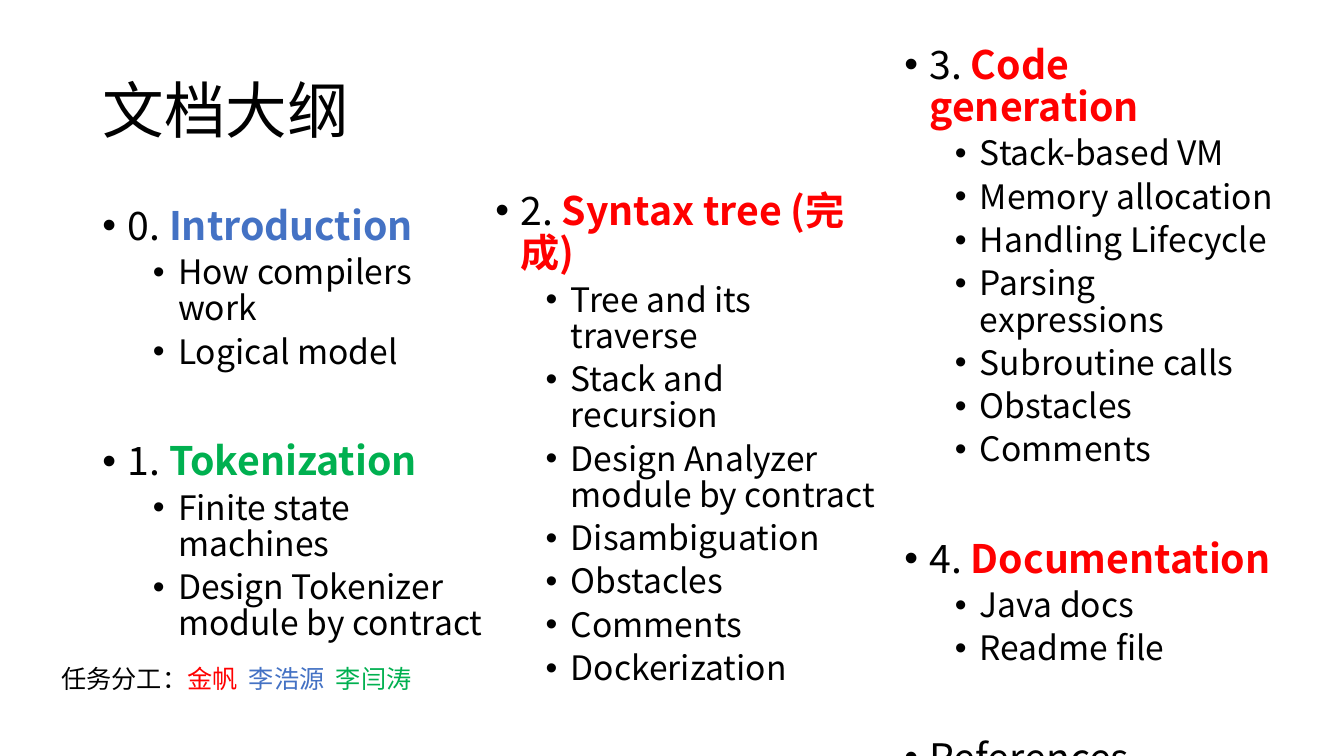
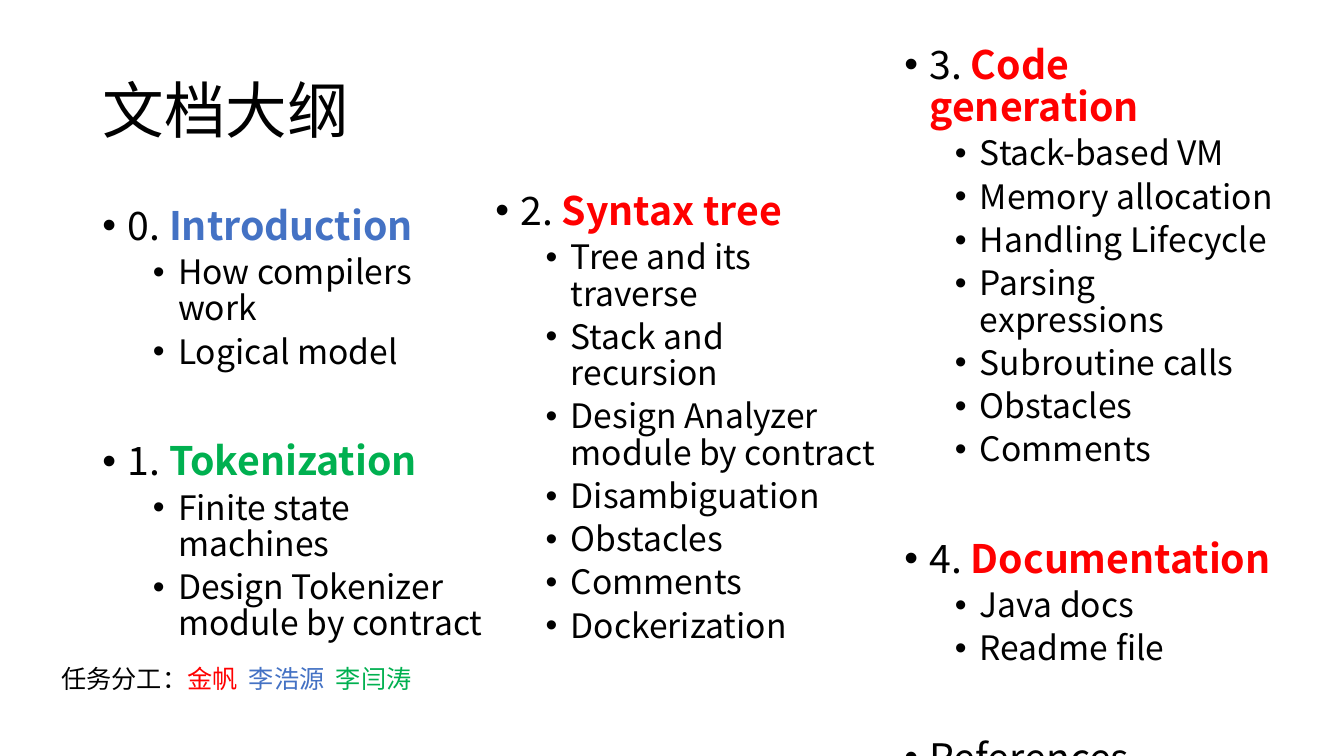
Before and after one commit to jisuansiwei2017/SDCT-2017-Fall, a slide deck: slide 6 of weekly_report/group2/第8周汇报.pptx. Drawn at 1344x756 pixels with LibreOffice and Linux fonts; fonts in the diff are those of the drawing. Boxes give left, top, right and bottom in pixels: in the first picture for what was removed or moved away, otherwise in the second. Text is boxed around its words. In the diff, an @@ line names an element or a change of style, - is before the commit and + after.

Commit message:
update ppt

```diff
--- a/weekly_report/group2/第8周汇报.pptx
+++ b/weekly_report/group2/第8周汇报.pptx
@@ text at bbox=[520, 195, 782, 234]: text changed @@
-• 2. Syntax tree (完成)
+• 2. Syntax tree
```
Also in this commit, not shown: 6 slides added.
